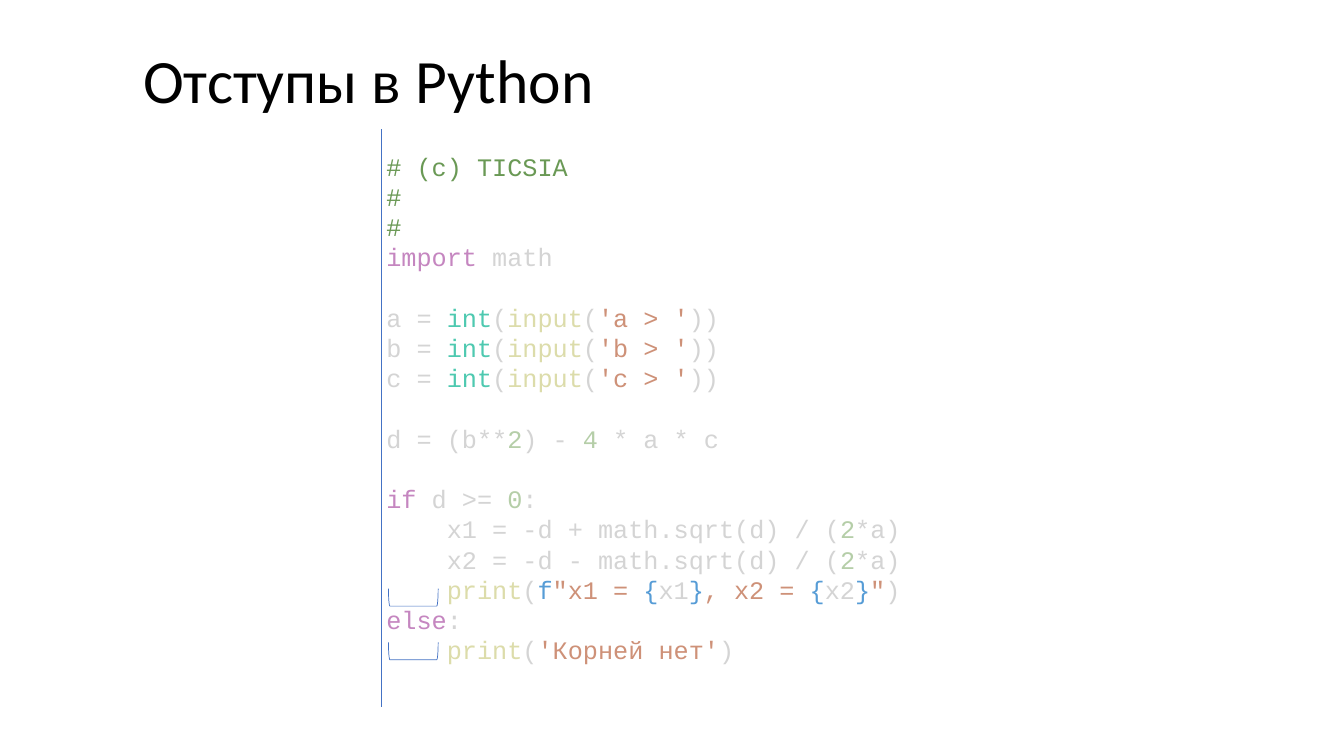
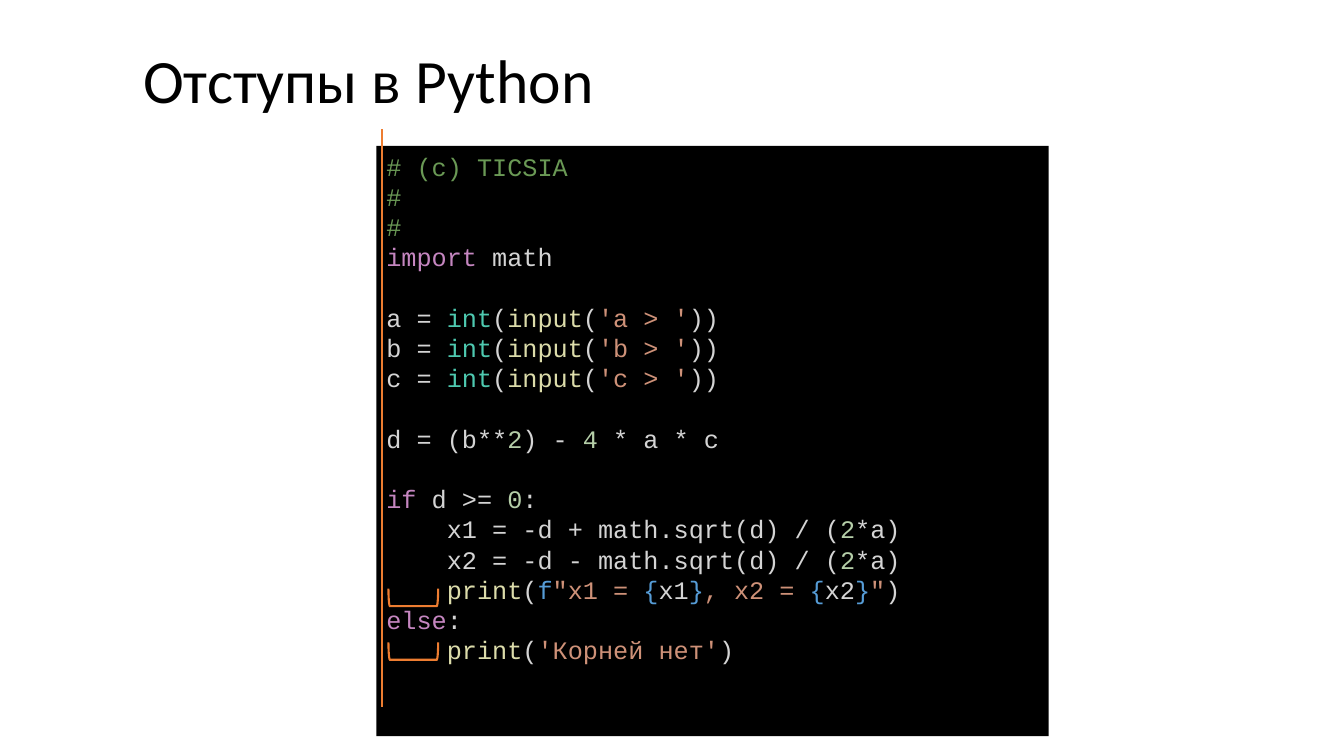
Before and after one commit to paveltsytovich/telegram-course, a slide deck: slide 14 of Presentation/Разработка ботов для телеграмм на Python.pptx. Drawn at 1344x756 pixels with LibreOffice and Linux fonts; fonts in the diff are those of the drawing. Boxes give left, top, right and bottom in pixels: in the first picture for what was removed or moved away, otherwise in the second. Text is boxed around its words. In the diff, an @@ line names an element or a change of style, - is before the commit and + after.

```diff
--- a/Presentation/Разработка ботов для телеграмм на Python.pptx
+++ b/Presentation/Разработка ботов для телеграмм на Python.pptx
@@ rectangle "# (c) TICSIA": place and size @@
-rectangle "# (c) TICSIA" at (386,157,901,664)
+rectangle "# (c) TICSIA" at (377,146,1050,737)
@@ rectangle "# (c) TICSIA" at (377,146,1050,737): fill none to #000000 @@
@@ line (382, 129) - (382, 707): stroke #4472C4 0.5 pt to #ED7D31 1.5 pt @@
@@ right bracket at (388,589,438,606): outline #4472C4 0.5 pt to #ED7D31 1.5 pt @@
@@ right bracket at (388,642,438,659): outline #4472C4 0.5 pt to #ED7D31 1.5 pt @@
```
Also in this commit, not shown: 23 other slides changed.
